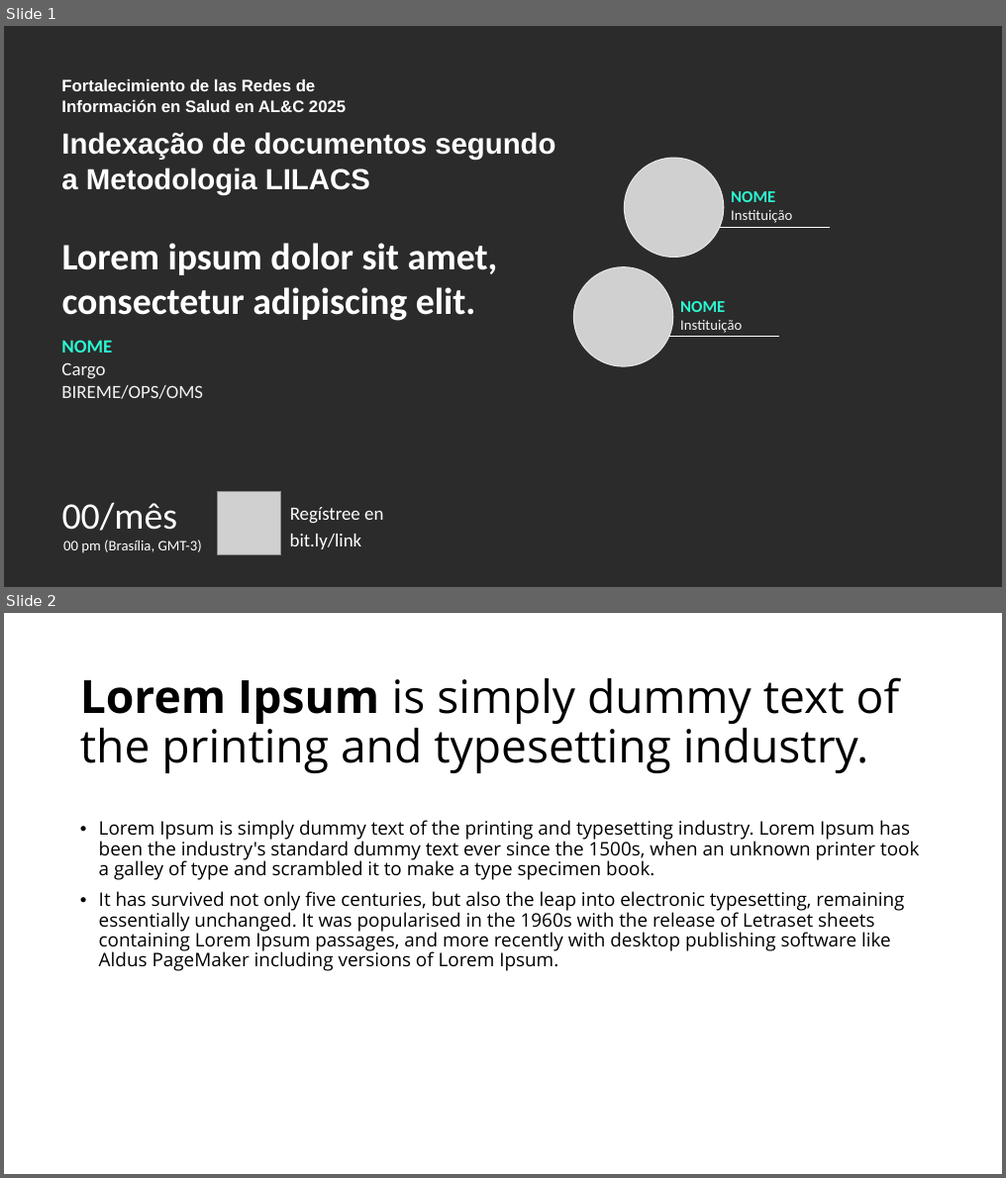
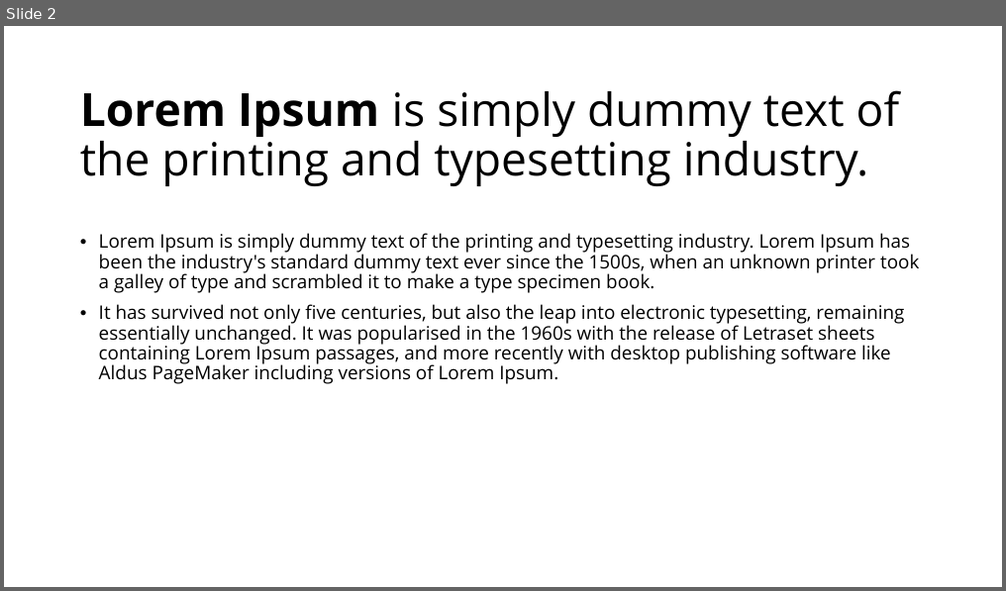
Before and after one commit to bireme/artes-graficas, a slide deck: slides/Capacitação 2026/slides/slide-en.pptx. Shown one above the other, each under a label of ours: slides 1 and 2 before the commit, slide 2 after it. The pictures are 1006x1178 and 1006x591 pixels, drawn with LibreOffice and Linux fonts; fonts in the diff are those of the drawing; grey boxes stand for pictures; background and template pictures are left out; a plain dark background stands for a picture behind light text. Boxes give left, top, right and bottom in pixels: in the first picture for what was removed or moved away, otherwise in the second. Text is boxed around its words. In the diff, an @@ line names an element or a change of style, - is before the commit and + after.

```diff
--- a/slides/Capacitação 2026/slides/slide-en.pptx
+++ b/slides/Capacitação 2026/slides/slide-en.pptx
@@ slide 1 removed at bbox=[4, 26, 1002, 587], background picture (left out) @@
@@ text removed at bbox=[61, 79, 346, 112] @@
-Fortalecimiento de las Redes de
-Información en Salud en AL&C 2025
@@ text removed at bbox=[61, 132, 555, 195] @@
-Indexação de documentos segundo a Metodologia LILACS
@@ picture removed at bbox=[625, 158, 724, 258] @@
@@ text removed at bbox=[731, 191, 792, 223] @@
-NOME
-Instituição
@@ line removed from (710, 227) to (830, 227) @@
@@ text removed at bbox=[62, 243, 498, 321] @@
-Lorem ipsum dolor sit amet, consectetur adipiscing elit.
@@ picture removed at bbox=[573, 267, 673, 367] @@
@@ text removed at bbox=[680, 301, 742, 333] @@
-NOME
-Instituição
@@ text removed at bbox=[61, 340, 203, 399] @@
-NOME
-Cargo
-BIREME/OPS/OMS
@@ line removed from (659, 337) to (779, 337) @@
@@ picture removed at bbox=[218, 491, 281, 556] @@
@@ text removed at bbox=[62, 502, 202, 554] @@
-00/mês
-00 pm (Brasília, GMT-3)
@@ text removed at bbox=[290, 507, 383, 524] @@
-Regístree en
@@ text removed at bbox=[290, 534, 362, 550] @@
-bit.ly/link
```
Also in this commit, not shown: 1 slide added, 2 other slides removed, 19 other files.
